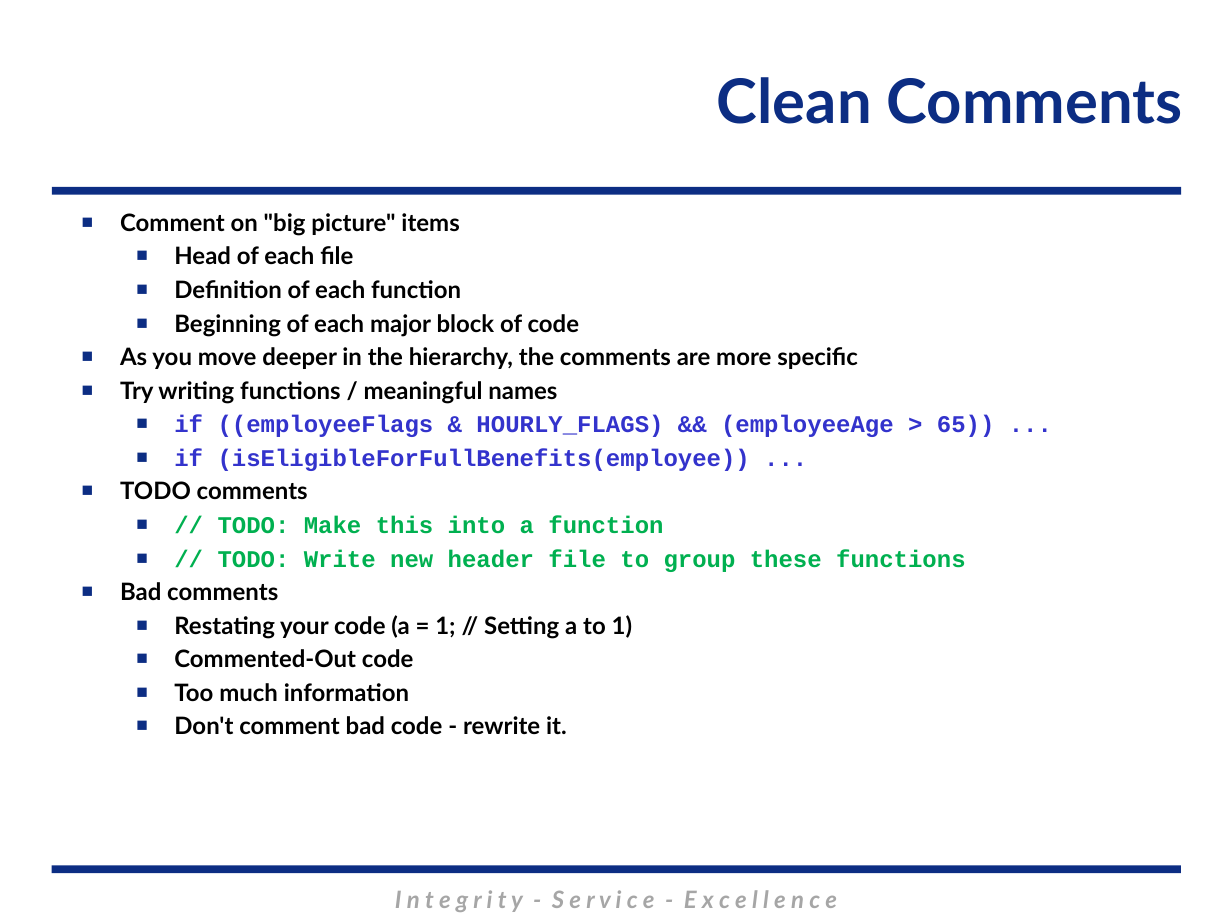
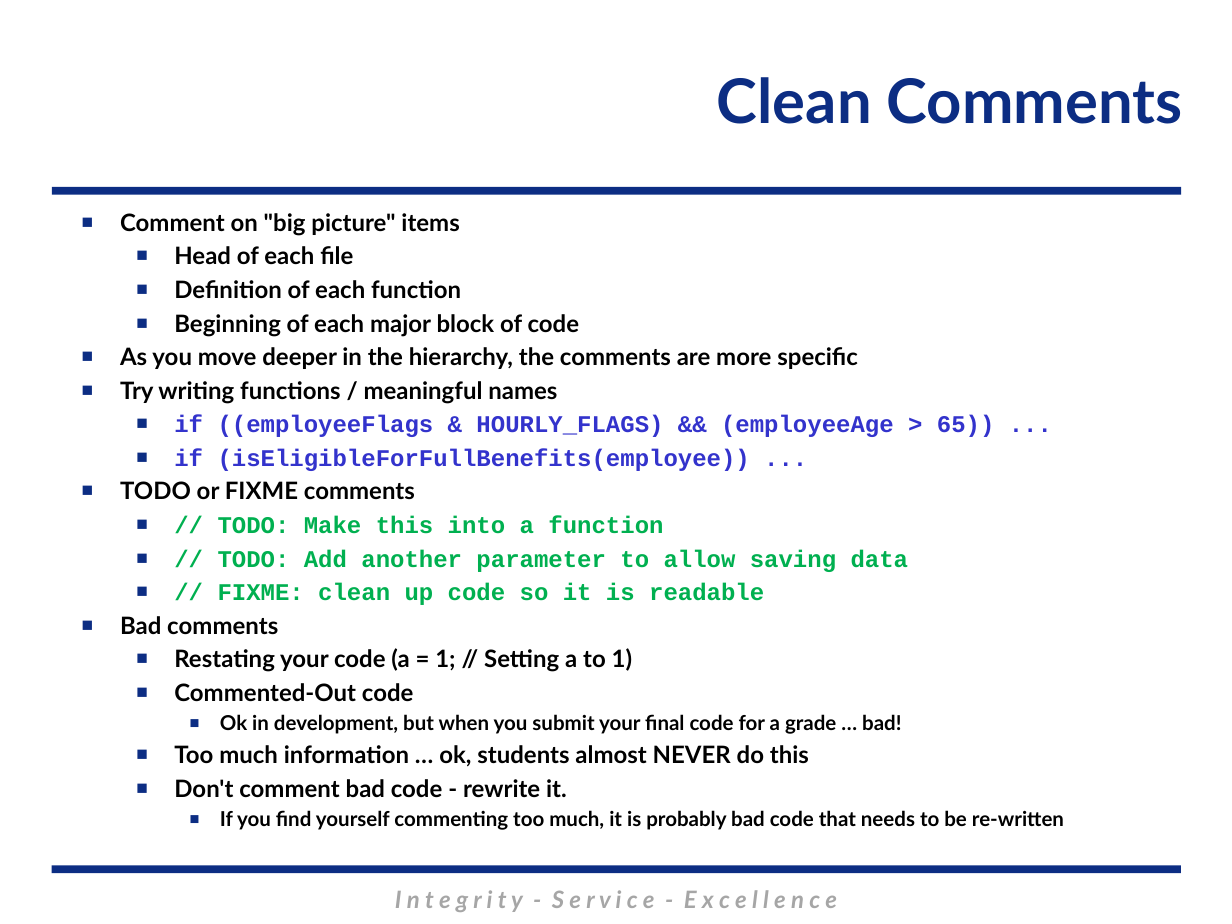
Before and after one commit to MarsUniversity/ECE382, a slide deck: slide 8 of source/lessons/lsn21/Lsn21.pptx. Drawn at 1232x924 pixels with LibreOffice and Linux fonts; fonts in the diff are those of the drawing; background and template pictures are left out. Boxes give left, top, right and bottom in pixels: in the first picture for what was removed or moved away, otherwise in the second. Text is boxed around its words. In the diff, an @@ line names an element or a change of style, - is before the commit and + after.

```diff
--- a/source/lessons/lsn21/Lsn21.pptx
+++ b/source/lessons/lsn21/Lsn21.pptx
@@ text at bbox=[120, 481, 415, 500]: text changed @@
-■ TODO comments
+■ TODO or FIXME comments
@@ text at bbox=[218, 549, 909, 605]: text changed @@
-  ■ // TODO: Write new header file to group these functions
+  ■ // TODO: Add another parameter to allow saving data
+  ■ // FIXME: clean up code so it is readable
@@ text at bbox=[174, 714, 901, 767]: text changed; size 14 to 12 pt @@
-  ■ Too much information
+    ■ Ok in development, but when you submit your final code for a grade … bad!
+  ■ Too much information … ok, students almost NEVER do this
@@ text at bbox=[220, 810, 1064, 830]: paragraph added @@
+    ■ If you find yourself commenting too much, it is probably bad code that needs to be re-written
```
Also in this commit, not shown: 9 other slides changed, 1 slide added, 40 other files.
